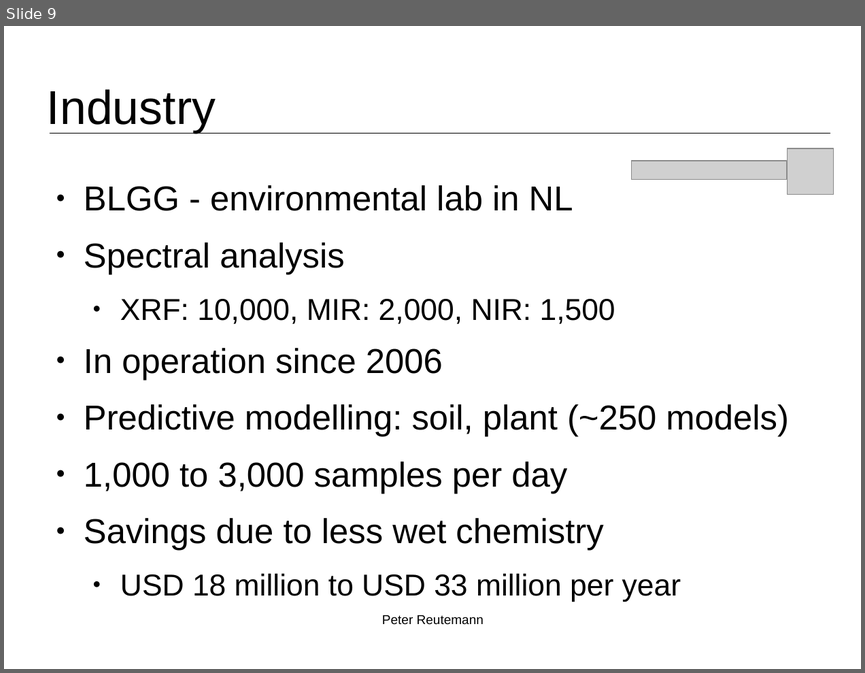
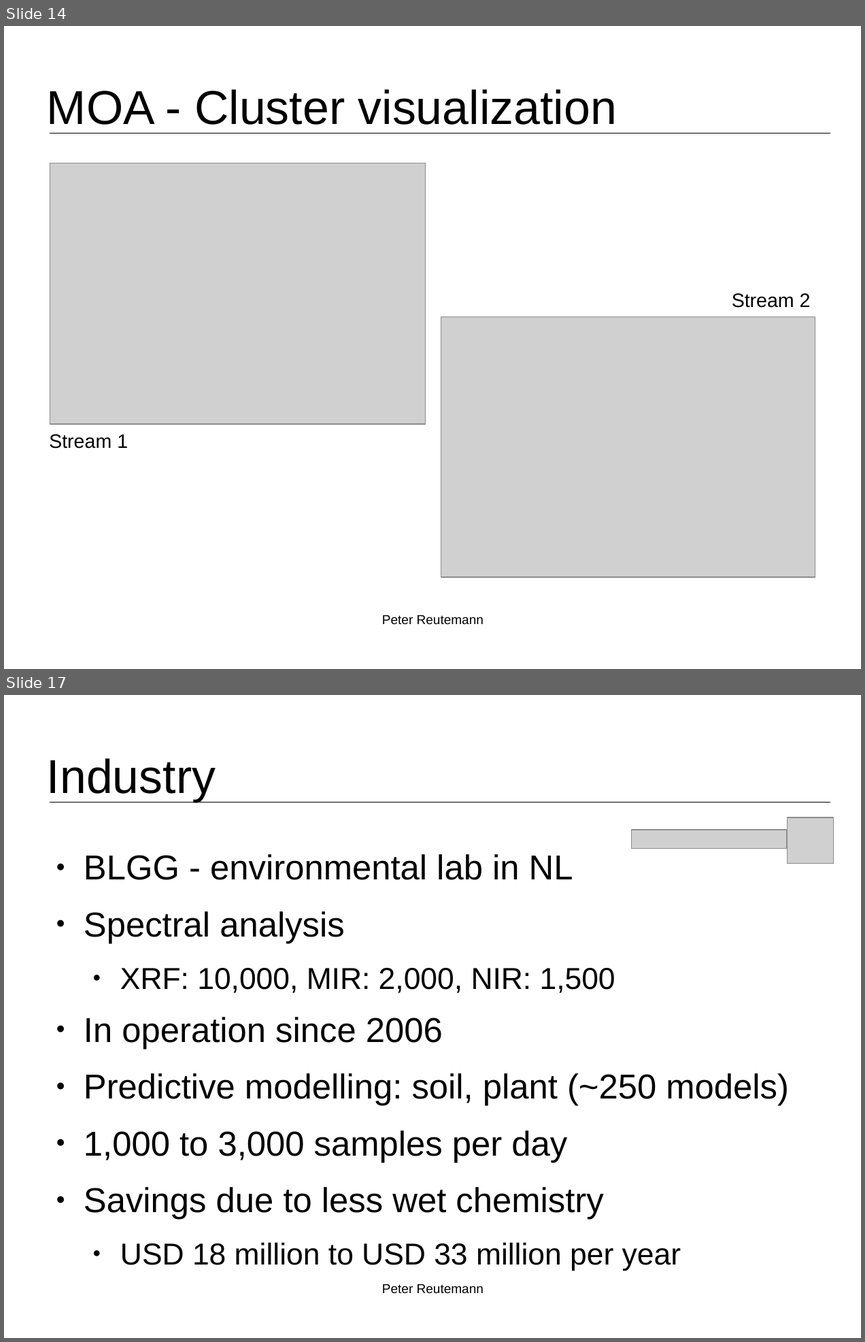
Before and after one commit to fracpete/adams-webpage, a slide deck: events/bigmine2015/bigmine2015-adams-slides.odp. Shown one above the other, each under a label of ours: slide 9 before the commit, slides 14 and 17 after it; the slides between them are not shown. The pictures are 865x673 and 865x1342 pixels, drawn with LibreOffice and Linux fonts; fonts in the diff are those of the drawing; grey boxes stand for pictures; background and template pictures are left out. Boxes give left, top, right and bottom in pixels: in the first picture for what was removed or moved away, otherwise in the second. Text is boxed around its words. In the diff, an @@ line names an element or a change of style, - is before the commit and + after.

```diff
--- a/events/bigmine2015/bigmine2015-adams-slides.odp
+++ b/events/bigmine2015/bigmine2015-adams-slides.odp
@@ slide 14 added at [4, 26, 861, 669], background #FFFFFF; not listed: 1 template element that a slide beside it also shows @@
@@ title added at [47, 89, 617, 125], 44 pt, text #000000 @@
+MOA - Cluster visualization
@@ picture added at [50, 163, 426, 424] @@
@@ text added at [732, 293, 810, 308], 18 pt, text #000000 @@
+Stream 2
@@ picture added at [441, 317, 815, 577] @@
@@ text added at [49, 434, 128, 448], 18 pt, text #000000 @@
+Stream 1
@@ text added at [382, 615, 483, 624], 12 pt, text #000000 @@
+Peter Reutemann
@@ what was slide 9 is now slide 17 @@
```
Also in this commit, not shown: 1 slide changed, 7 other slides added, 2 other files.
